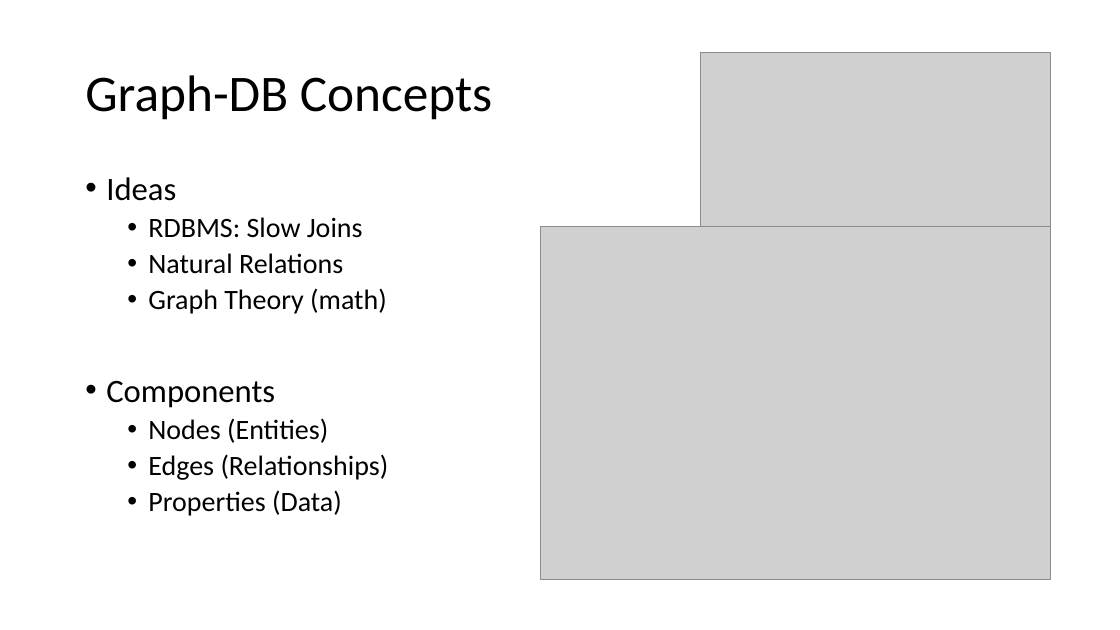
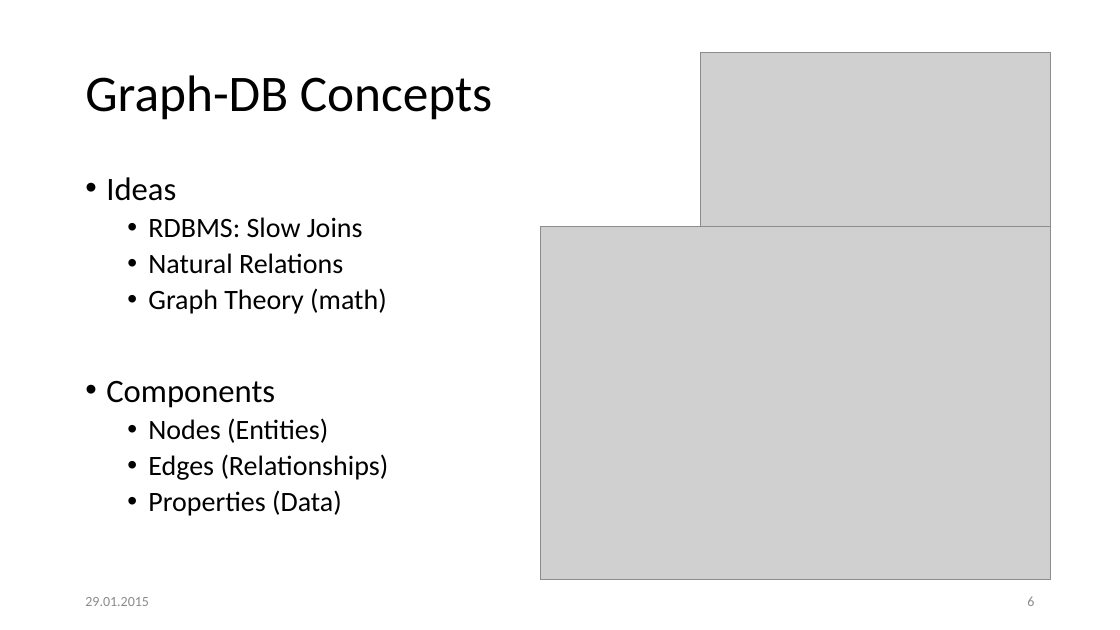
Before and after one commit to bernhardmgruber/philosophywiki, a slide deck: slide 6 of doc/presentation/Presentation.pptx. Drawn at 1120x630 pixels with LibreOffice and Linux fonts; fonts in the diff are those of the drawing; grey boxes stand for pictures. Boxes give left, top, right and bottom in pixels: in the first picture for what was removed or moved away, otherwise in the second. Text is boxed around its words. In the diff, an @@ line names an element or a change of style, - is before the commit and + after.

```diff
--- a/doc/presentation/Presentation.pptx
+++ b/doc/presentation/Presentation.pptx
@@ text added at <box>85,597,149,606</box>, 12 pt, text #8C8C8C @@
+29.01.2015
@@ page number added at <box>1027,597,1034,606</box>, 12 pt, text #8C8C8C @@
+6
```
Also in this commit, not shown: 9 other slides changed, 3 other files.
